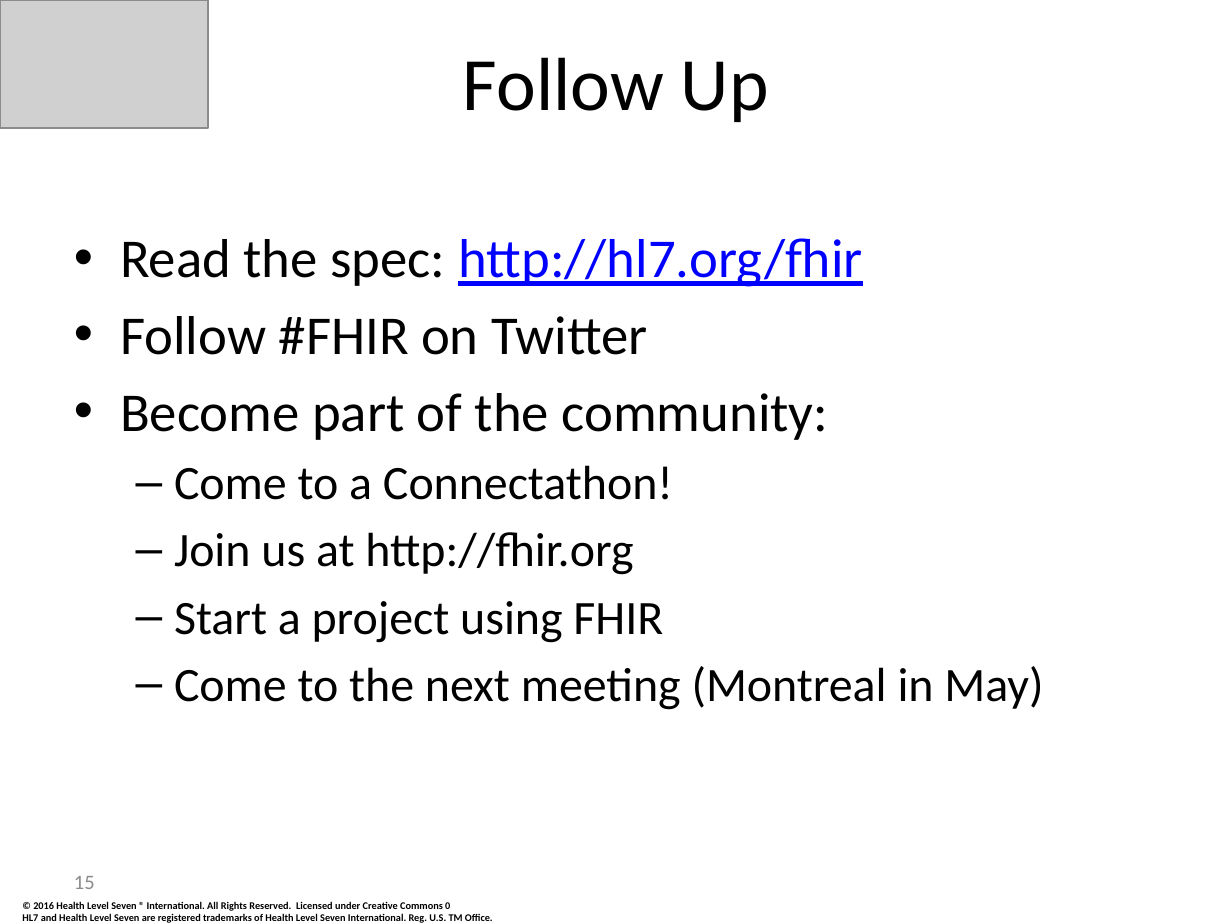
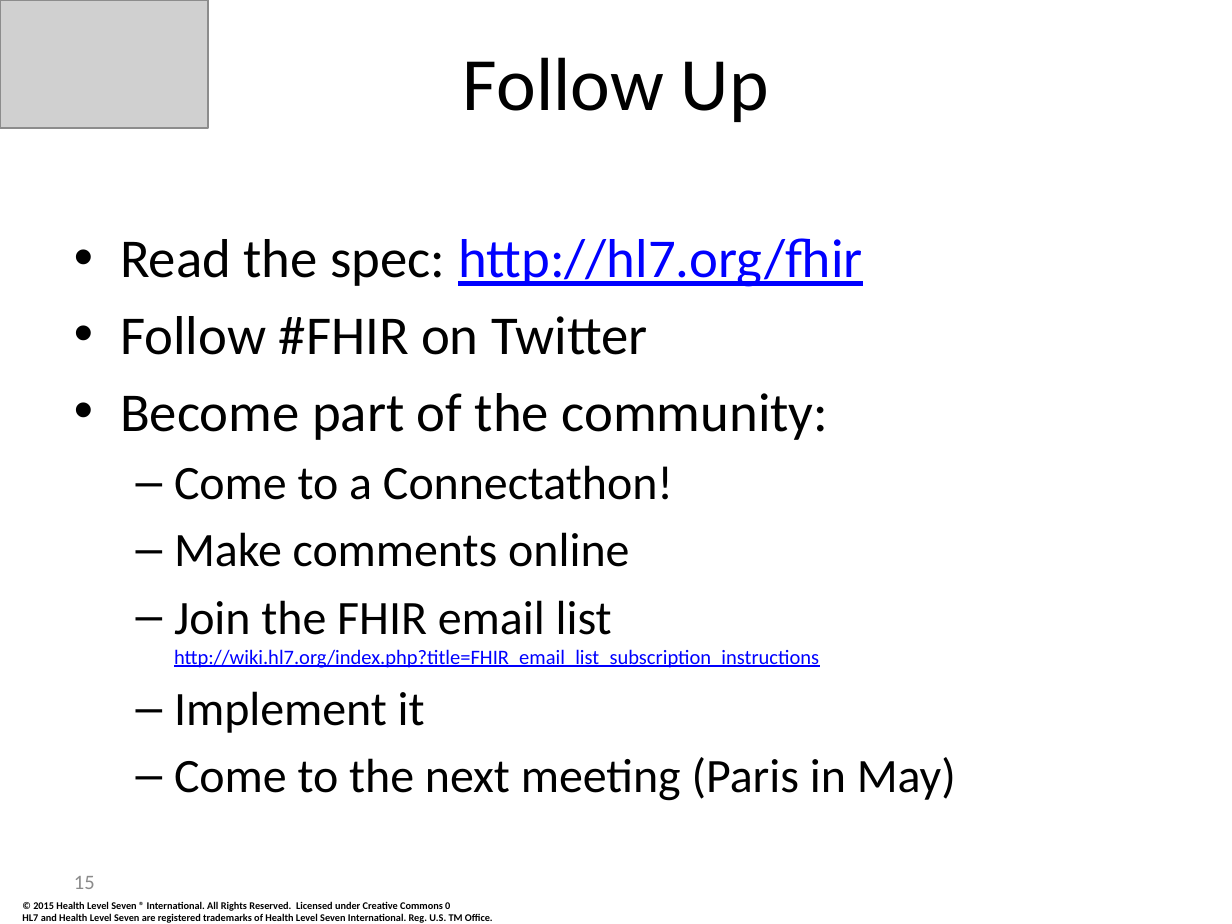
Before and after one commit to FHIR/documents, a slide deck: slide 15 of presentations/2015-04-HIMSS/HIMSS FHIR Summary Presentation.pptx. Drawn at 1232x924 pixels with LibreOffice and Linux fonts; fonts in the diff are those of the drawing; grey boxes stand for pictures; background and template pictures are left out. Boxes give left, top, right and bottom in pixels: in the first picture for what was removed or moved away, otherwise in the second. Text is boxed around its words. In the diff, an @@ line names an element or a change of style, - is before the commit and + after.

Commit message:
Jan. presentations

```diff
--- a/presentations/2015-04-HIMSS/HIMSS FHIR Summary Presentation.pptx
+++ b/presentations/2015-04-HIMSS/HIMSS FHIR Summary Presentation.pptx
@@ text at <box>174,532,956,801</box>: text changed @@
-  – Join us at http://fhir.org
-  – Start a project using FHIR
-  – Come to the next meeting (Montreal in May)
+  – Make comments online
+  – Join the FHIR email list
+    http://wiki.hl7.org/index.php?title=FHIR_email_list_subscription_instructions
+  – Implement it
+  – Come to the next meeting (Paris in May)
@@ text at <box>33,901,450,911</box>: text changed @@
-© 2016 Health Level Seven ® International. All Rights Reserved. Licensed under Creative Commons 0
+© 2015 Health Level Seven ® International. All Rights Reserved. Licensed under Creative Commons 0
```
Also in this commit, not shown: 14 other slides changed, 5 other files.
